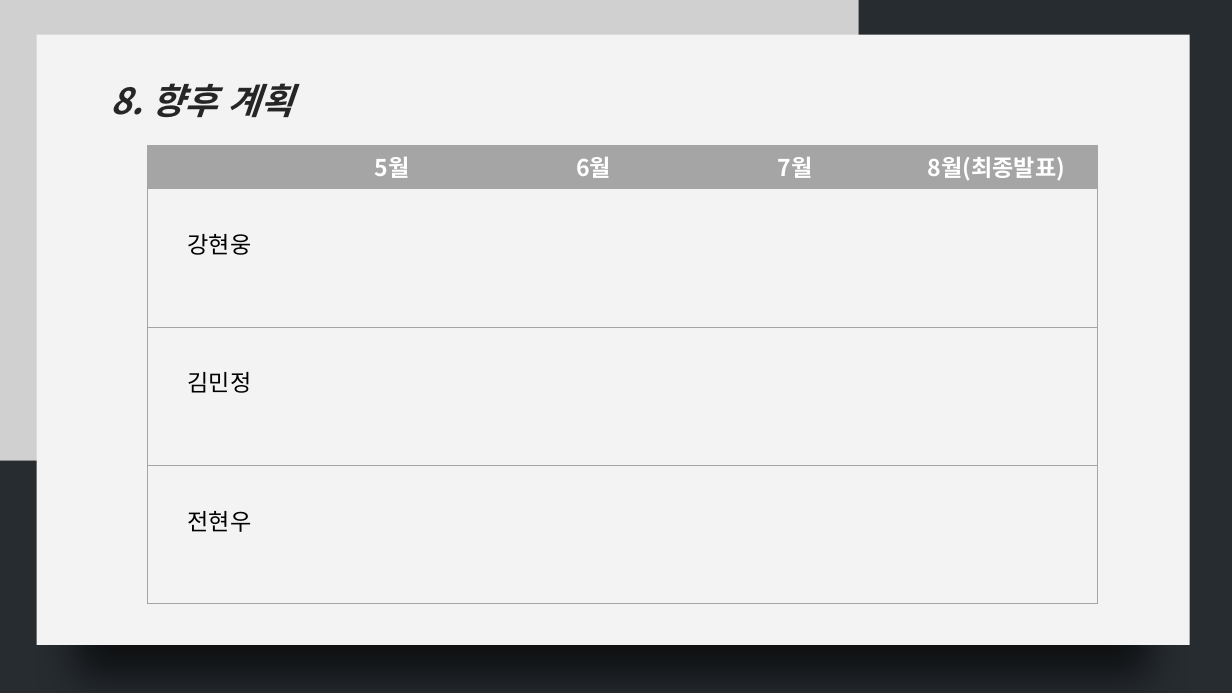
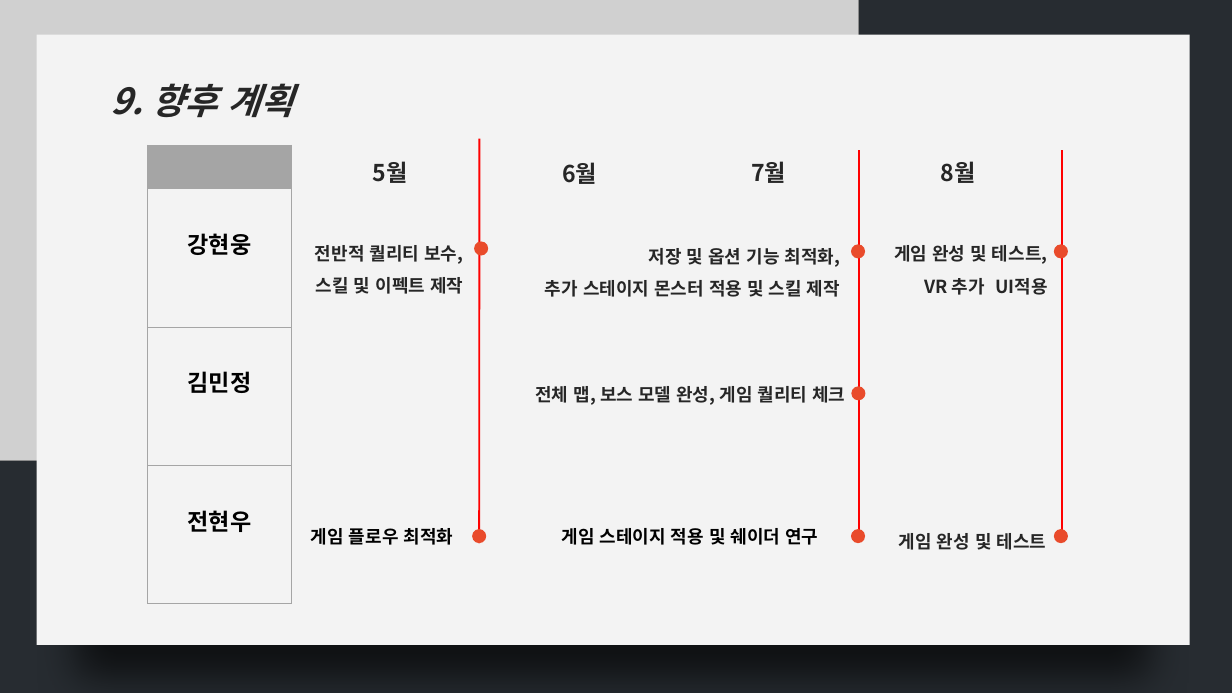
Before and after one commit to wooloves39/Final_Mission_, a slide deck: slide 11 of Final_Mission/기획서/New 기획/자각마녀 중간발표 ppt.potx (slide 10 before the commit). Drawn at 1232x693 pixels with LibreOffice and Linux fonts; fonts in the diff are those of the drawing; grey boxes stand for pictures. Boxes give left, top, right and bottom in pixels: in the first picture for what was removed or moved away, otherwise in the second. Text is boxed around its words. In the diff, an @@ line names an element or a change of style, - is before the commit and + after.

Commit message:
중간발표ppt완료

```diff
--- a/Final_Mission/기획서/New 기획/자각마녀 중간발표 ppt.potx
+++ b/Final_Mission/기획서/New 기획/자각마녀 중간발표 ppt.potx
@@ text at bbox=[110, 83, 293, 117]: text changed @@
-8. 향후 계획
+9. 향후 계획
@@ table at bbox=[147, 145, 291, 604] @@
-column 2: 5월 |  |  | 
-column 3: 6월 |  |  | 
-column 4: 7월 |  |  | 
-column 5: 8월(최종발표) |  |  | 
@@ table: place and size @@
-table at bbox=[147, 145, 1097, 604]
+table at bbox=[147, 145, 291, 604]
@@ line added from (480, 139) to (480, 543), #FF0000 1.5 pt @@
@@ text added at bbox=[373, 161, 408, 183], 18 pt, text #262626, bold @@
+5월
@@ text added at bbox=[562, 162, 597, 184], 18 pt, text #262626, bold @@
+6월
@@ text added at bbox=[751, 161, 786, 183], 18 pt, text #262626, bold @@
+7월
@@ line added from (859, 151) to (859, 534), #FF0000 1.5 pt @@
@@ text added at bbox=[940, 161, 975, 183], 18 pt, text #262626, bold @@
+8월
@@ line added from (1062, 151) to (1062, 534), #FF0000 1.5 pt @@
@@ text added at bbox=[315, 245, 463, 294], 14 pt, text #262626, bold @@
+전반적 퀄리티 보수,
+스킬 및 이펙트 제작
@@ ellipse added at bbox=[474, 241, 488, 255], fill #E94B2B @@
@@ text added at bbox=[545, 248, 841, 297], 14 pt, text #262626, bold @@
+저장 및 옵션 기능 최적화,
+추가 스테이지 몬스터 적용 및 스킬 제작
@@ ellipse added at bbox=[851, 244, 865, 258], fill #E94B2B @@
@@ text added at bbox=[894, 245, 1048, 295], 14 pt, text #262626, bold @@
+게임 완성 및 테스트,
+VR 추가 UI적용
@@ ellipse added at bbox=[1055, 244, 1068, 258], fill #E94B2B @@
@@ text added at bbox=[535, 386, 845, 405], 14 pt, text #262626, bold @@
+전체 맵, 보스 모델 완성, 게임 퀄리티 체크
@@ ellipse added at bbox=[851, 386, 865, 400], fill #E94B2B @@
@@ text added at bbox=[311, 528, 454, 545], 14 pt, text #000000, bold @@
+게임 플로우 최적화
@@ ellipse added at bbox=[472, 530, 486, 543], fill #E94B2B @@
@@ text added at bbox=[562, 528, 818, 545], 14 pt, text #000000, bold @@
+게임 스테이지 적용 및 쉐이더 연구
@@ ellipse added at bbox=[851, 530, 865, 543], fill #E94B2B @@
@@ text added at bbox=[899, 533, 1047, 550], 14 pt, text #262626, bold @@
+게임 완성 및 테스트
@@ ellipse added at bbox=[1055, 530, 1068, 543], fill #E94B2B @@
```
Also in this commit, not shown: 6 other slides changed, 2 slides added, 1 slide removed.
